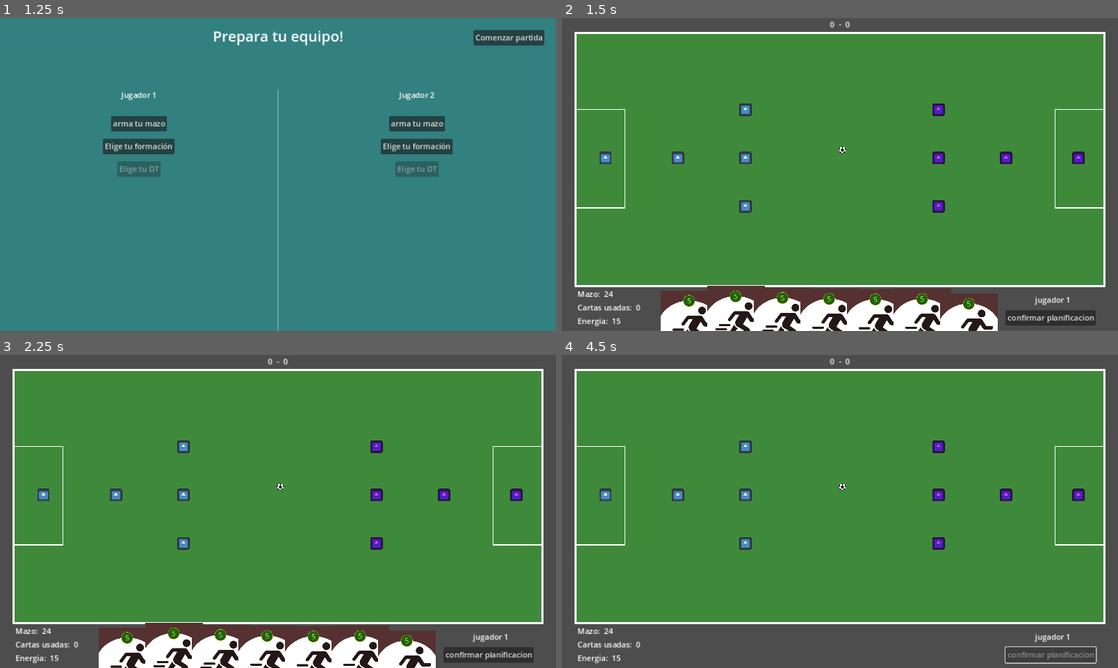
Above: before the commit, frames 1-4 (two rows, left to right).
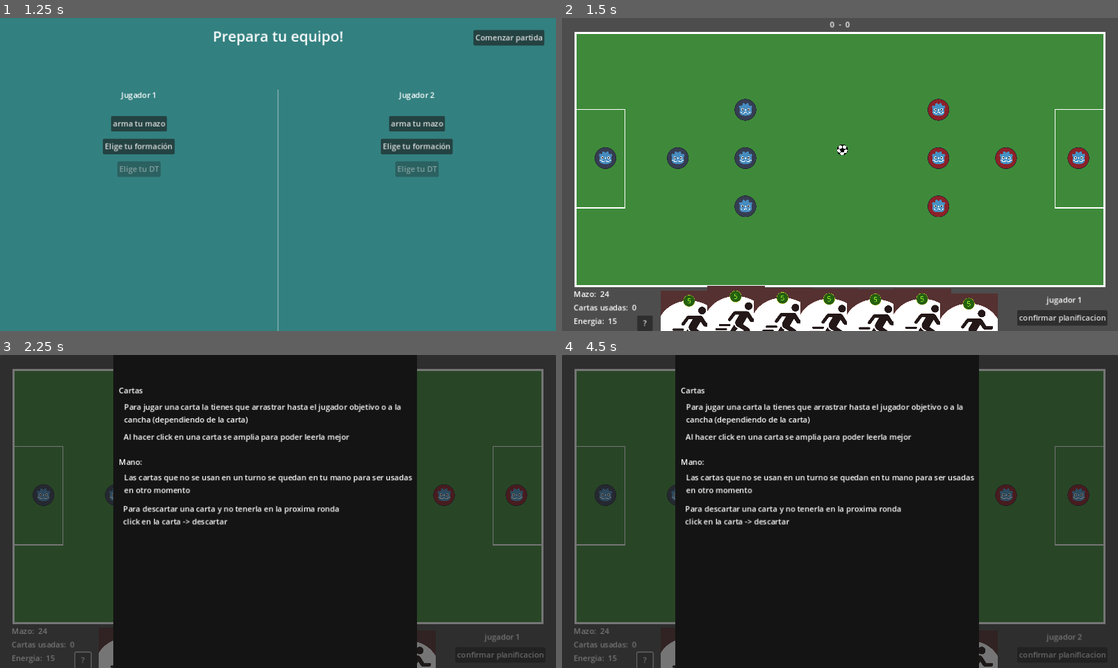
Above: after the commit, the same moments.

Repository: CardozoCasariegoLuciano/IDV_Boss_2024_S2
Game: Godot game, scene res://Views/main_menu/main_menu.tscn
The game is run twice, just before and just after one commit, with the same random seed, the same clock (stepped at 60 frames per second) and the same inputs. The engine's default icon, where the game draws it, is replaced by a stand-in: a white triangle on a blue panel in a dark square.
Inputs (mouse positions are in pixels of both pictures, inside the frame that each line leads up to):
- Up to frame 1 (1.25 s): click "Nuevo juego" at 0.5 s
- Up to frame 2 (1.5 s): click "Comenzar partida" at 1.25 s
- Up to frame 3 (2.25 s): click (83, 661) at 2 s, where only the run after the commit has a clickable "?"
- Up to frame 4 (4.5 s): click "confirmar planificacion" at 2.75 s; click "confirmar planificacion" at 3.5 s; click (645, 661) at 4.25 s, where only the run after the commit has a clickable "?"

Frame 1 is identical in both runs. In frame 2, 2.9% of the frame differs, in the area x 2-99%, y 25-100%; in frame 3, 98%; in frame 4, 100%, in the area x 0-100%, y 0-100%.

Commit message:
Refactor code, add small game explanation, can rotate wall, players biger and rounded and change player 2 texture

Diff:
--- a/entities/carts/cart_template/card_template.gd
+++ b/entities/carts/cart_template/card_template.gd
@@ -18,16 +18,22 @@
 var require_click = true
 var use_in_rival = false
 var use_in_field = false
-var can_concatenate = false
 
 var energy_cost = 0
 var power
 
 var card_target: Node
+var point_target: Vector2
 
 func set_target(target: Node):
 	_play_sfx(card_played_sfx)
 	self.card_target = target
+	after_set_data()
+
+func set_target_and_point(target: Node, point: Vector2):
+	_play_sfx(card_played_sfx)
+	self.card_target = target
+	self.point_target = point
 	after_set_data()
 
 func change_card_visibility(value: bool):
--- a/entities/carts/cart_template/card_template.tscn
+++ b/entities/carts/cart_template/card_template.tscn
@@ -52,7 +52,7 @@
 offset_bottom = -128.0
 grow_horizontal = 2
 grow_vertical = 0
-text = "Send to discard deck"
+text = "descartar carta"
 
 [node name="CardSfx" type="AudioStreamPlayer" parent="."]
 
--- a/entities/carts/movements/move_card/move_card.gd
+++ b/entities/carts/movements/move_card/move_card.gd
@@ -3,11 +3,11 @@
 var click_init_value
 var click_last_value
 var player: Player
-var max_range_value = 100
+var max_range_value = 250
 
 func _ready() -> void:
 	scene_path = preload("res://entities/carts/movements/move_card/move_card.tscn")
-	power = 8000
+	power = 11500
 	require_click = true
 	energy_cost = 5
 
@@ -16,7 +16,7 @@
 	player.selected.rotation += 8.0 * delta
 	if(click_init_value):
 		var angle = ( click_init_value - get_global_mouse_position()).angle()
-		player.set_deferred("rotation", angle)
+		player.arrow_direction.set_deferred("rotation", angle)
 
 		var distance = clamp(click_init_value.distance_to(get_global_mouse_position()), 0, max_range_value)
 		var color_factor = distance / max_range_value
@@ -44,6 +44,7 @@
 	self.player = card_target
 	card_target.selected.visible = true
 
+
 func apply_action():
 	var execute_player = card_target as Player
 	execute_player.arrow_direction.visible = false
--- a/entities/carts/powers/gigant/gigant_card.gd
+++ b/entities/carts/powers/gigant/gigant_card.gd
@@ -3,7 +3,6 @@
 func _ready() -> void:
 	scene_path = preload("res://entities/carts/powers/gigant/gigant_card.tscn")
 	require_click = false
-	can_concatenate = true
 	energy_cost = 8
 
 func apply_action():
@@ -11,6 +10,16 @@
 	player.mass = 300
 	player.modulate = Color(.3,.3,.3,1)
 
+func after_turn():
+	var player = card_target as Player
+	player.initial_properties()
+	player.sprite_2d.modulate = Color(1,1,1,1)
+
+func after_set_data():
+	var player = card_target as Player
+	player.sprite_2d.modulate = Color(.3,.3,.3,1)
+
 func clean_target():
 	var player = card_target as Player
 	player.initial_properties()
+	player.sprite_2d.modulate = Color(1,1,1,1)
--- a/entities/carts/powers/wall/wall_card.gd
+++ b/entities/carts/powers/wall/wall_card.gd
@@ -2,23 +2,42 @@
 
 @export var wall_scene: PackedScene
 var wall: Node
-var click_value: Vector2
-var has_created_wall = false
+var can_rotate = false
+var timer: Timer
 
 func _ready() -> void:
 	scene_path = preload("res://entities/carts/powers/wall/wall_card.tscn")
 	require_click = true
 	use_in_field = true
 	energy_cost = 15
+	init_timer()
 
-func _input(event):
-	if(!card_target or has_created_wall): return
+func init_timer():
+	timer = Timer.new()
+	timer.wait_time = 3
+	timer.one_shot = true
+	add_child(timer)
+	timer.connect("timeout", on_timer_timeout)
+
+func on_timer_timeout():
+	can_rotate = false
+	wall.modulate = Color(1,1,1,1)
+
+func after_set_data():
+	wall = wall_scene.instantiate() as StaticBody2D
+	wall.global_position = self.point_target
+	card_target.add_child(wall)
+	can_rotate = true
+	wall.modulate = Color(0.6,0.6,0.6,1)
+	timer.start()
+
+func _input(event: InputEvent) -> void:
+	if(!wall or !can_rotate): return
 	if event is InputEventMouseButton:
-		if event.button_index == MOUSE_BUTTON_LEFT and event.pressed:
-			wall = wall_scene.instantiate() as StaticBody2D
-			wall.global_position = event.position
-			card_target.add_child(wall)
-			has_created_wall = true
+		if event.button_index == MOUSE_BUTTON_WHEEL_UP:
+			wall.rotation += .4
+		elif event.button_index == MOUSE_BUTTON_WHEEL_DOWN:
+			wall.rotation -= .4
 
 func clean_target():
 	card_target.remove_child(wall)
--- a/entities/pelota/pelota.gd
+++ b/entities/pelota/pelota.gd
@@ -1,5 +1,16 @@
 extends RigidBody2D
 class_name Ball
 
+@onready var timer: Timer = $Timer
+
 func _ready() -> void:
-	linear_damp = .4
+	Global.can_execute.connect(change_friction)
+
+func change_friction(can_execute: bool):
+	if can_execute:
+		timer.start()
+	else:
+		linear_damp = .6
+
+func _on_timer_timeout() -> void:
+	linear_damp = 2
--- a/entities/pelota/pelota.tscn
+++ b/entities/pelota/pelota.tscn
@@ -7,7 +7,7 @@
 friction = 1000.0
 
 [sub_resource type="CircleShape2D" id="CircleShape2D_rsgg5"]
-radius = 70.0
+radius = 110.0
 
 [node name="Pelota" type="RigidBody2D"]
 mass = 2.0
@@ -17,9 +17,14 @@
 metadata/_edit_group_ = true
 
 [node name="Sprite2D" type="Sprite2D" parent="."]
-scale = Vector2(0.06, 0.06)
+scale = Vector2(0.0939583, 0.0939583)
 texture = ExtResource("3_js5ru")
 
 [node name="CollisionShape2D" type="CollisionShape2D" parent="."]
 scale = Vector2(0.1, 0.1)
 shape = SubResource("CircleShape2D_rsgg5")
+
+[node name="Timer" type="Timer" parent="."]
+one_shot = true
+
+[connection signal="timeout" from="Timer" to="." method="_on_timer_timeout"]
--- a/entities/players/player.gd
+++ b/entities/players/player.gd
@@ -3,22 +3,24 @@
 
 @onready var selected: Sprite2D = $selected
 @onready var arrow_direction: Sprite2D = $player_direction
+@onready var sprite_2d: Sprite2D = $Sprite2D
 
 var enable_click := false
 var used_cards: Array[Card_template]
 
 var userOwner
+var player_2_texture = preload("res://assets/players/player_2.png")
 
 func initialize(marker: Marker2D, userOwner_id: int):
 	self.userOwner = userOwner_id
 	global_position = marker.global_position
-	if userOwner == 2:
-		modulate = "ff41ff"
 
 func _ready() -> void:
 	initial_properties()
 	Global.can_execute.connect(execute_move)
 	Global.clean_cards_effect.connect(clean_player)
+	if userOwner == 2:
+		sprite_2d.texture = player_2_texture
 
 func execute_move(can_execute: bool):
 	if(can_execute and !used_cards.is_empty()):
@@ -32,10 +34,8 @@
 	if(data.use_in_field):
 		data.change_card_visibility(1)
 		return
-	if(!used_cards.is_empty() and used_cards[-1].can_concatenate):
-		used_cards.append(data)
-	else:
-		used_cards = [data]
+
+	used_cards.append(data)
 	data.set_target(self)
 	enable_click = data.require_click
 
@@ -47,10 +47,7 @@
 	mass = 20
 	linear_damp = 1.0
 	angular_damp = 100.0
-	if userOwner == 1:
-		modulate = Color(1,1,1,1)
-	else:
-		modulate = "ff41ff"
+	modulate = Color(1,1,1,1)
 
 func clean_player(can_clean: bool) -> void:
 	if(can_clean):
--- a/entities/players/player.tscn
+++ b/entities/players/player.tscn
@@ -1,28 +1,29 @@
 [gd_scene load_steps=7 format=3 uid="uid://djaky7olesetp"]
 
 [ext_resource type="Script" path="res://entities/players/player.gd" id="1_6beys"]
-[ext_resource type="Texture2D" uid="uid://cvfaw4d486hss" path="res://icon.svg" id="1_33umy"]
+[ext_resource type="Texture2D" uid="uid://cxs164f2qi68k" path="res://assets/players/player.png" id="2_ajyvi"]
 [ext_resource type="Script" path="res://entities/players/panel.gd" id="3_20nvj"]
 [ext_resource type="Texture2D" uid="uid://bql1dpnu3diuv" path="res://assets/players/selected.png" id="4_xjwvh"]
 [ext_resource type="Texture2D" uid="uid://dy2spm6amlh3k" path="res://assets/players/player_direction.png" id="5_rqnkr"]
 
 [sub_resource type="CircleShape2D" id="CircleShape2D_k28c6"]
-radius = 64.5
+radius = 76.6239
 
 [node name="Player" type="RigidBody2D"]
 position = Vector2(-1, -6)
 script = ExtResource("1_6beys")
 metadata/_edit_group_ = true
-
-[node name="CollisionShape2D" type="CollisionShape2D" parent="."]
-position = Vector2(-0.900001, 0)
-scale = Vector2(0.2, 0.2)
-shape = SubResource("CircleShape2D_k28c6")
+metadata/_edit_lock_ = true
 
 [node name="Sprite2D" type="Sprite2D" parent="."]
 z_index = 1
-scale = Vector2(0.2, 0.2)
-texture = ExtResource("1_33umy")
+scale = Vector2(0.3, 0.3)
+texture = ExtResource("2_ajyvi")
+
+[node name="CollisionShape2D" type="CollisionShape2D" parent="."]
+z_index = 1
+scale = Vector2(0.3, 0.3)
+shape = SubResource("CircleShape2D_k28c6")
 
 [node name="Panel" type="Panel" parent="."]
 modulate = Color(1, 1, 1, 0)
@@ -34,16 +35,15 @@
 
 [node name="selected" type="Sprite2D" parent="."]
 visible = false
-scale = Vector2(0.122222, 0.122222)
+scale = Vector2(0.149167, 0.149167)
 texture = ExtResource("4_xjwvh")
 
 [node name="player_direction" type="Sprite2D" parent="."]
 visible = false
-position = Vector2(13, 0)
 rotation = -0.00872665
-scale = Vector2(0.0410256, 0.0410256)
+scale = Vector2(0.0603949, 0.0410256)
 texture = ExtResource("5_rqnkr")
 centered = false
-offset = Vector2(0, -177)
+offset = Vector2(370, -177)
 
 [connection signal="on_cart_used" from="Panel" to="." method="_on_panel_on_cart_used"]
--- a/main/field_drop_detector.gd
+++ b/main/field_drop_detector.gd
@@ -23,13 +23,13 @@
 		card.change_card_visibility(true)
 	return can_use
 
-func _drop_data(_at_position: Vector2, data: Variant) -> void:
+func _drop_data(at_position: Vector2, data: Variant) -> void:
 	var card = data as Card_template
 
 	if(card.use_in_field):
 		Global.reduce_energy(card)
 		used_cards.append(card)
-		data.set_target(main)
+		data.set_target_and_point(main, at_position)
 		Deck.use_and_discard_card(card)
 	else:
 		data.change_card_visibility(1)
--- /dev/null
+++ b/main/help_panel.gd
@@ -0,0 +1,7 @@
+extends Panel
+@onready var node: Node2D = $".."
+
+
+func _on_gui_input(event: InputEvent) -> void:
+	if event is InputEventMouseButton and event.pressed:
+		node.visible = false
--- a/main/hud.gd
+++ b/main/hud.gd
@@ -1,5 +1,7 @@
 extends CanvasLayer
 @onready var cancha: Node = $"../cancha"
+
+@onready var help_modal: Node2D = $Node
 
 @onready var end_turn_button: Button = $EndTurn_Button
 #Turn data
@@ -51,3 +53,7 @@
 func update_goals():
 	player_1_goals.text = str(Global.player_1_goals)
 	player_2_goals.text = str(Global.player_2_goals)
+
+
+func _on_button_button_up() -> void:
+	help_modal.visible = true
--- a/main/main.tscn
+++ b/main/main.tscn
@@ -12,6 +12,7 @@
 [ext_resource type="Script" path="res://main/cancha.gd" id="7_5wxwe"]
 [ext_resource type="AudioStream" uid="uid://dey34syvh5rc0" path="res://assets/audio/ui/turnFinished.mp3" id="7_qlwp5"]
 [ext_resource type="Script" path="res://main/jugadores.gd" id="9_aknih"]
+[ext_resource type="Script" path="res://main/help_panel.gd" id="13_vx5am"]
 
 [sub_resource type="RectangleShape2D" id="RectangleShape2D_0pneb"]
 size = Vector2(13, 202)
@@ -170,9 +171,9 @@
 script = ExtResource("5_qptaj")
 
 [node name="EndTurn_Button" type="Button" parent="HUD"]
-offset_left = 919.0
+offset_left = 943.0
 offset_top = 605.0
-offset_right = 1106.0
+offset_right = 1130.0
 offset_bottom = 636.0
 text = "confirmar planificacion"
 
@@ -182,9 +183,9 @@
 anchor_top = 1.0
 anchor_right = 1.0
 anchor_bottom = 1.0
-offset_left = -172.0
+offset_left = -148.0
 offset_top = -75.0
-offset_right = -98.0
+offset_right = -74.0
 offset_bottom = -52.0
 grow_horizontal = 0
 grow_vertical = 0
@@ -224,9 +225,9 @@
 anchors_preset = 2
 anchor_top = 1.0
 anchor_bottom = 1.0
-offset_left = 32.0
+offset_left = 24.0
 offset_top = -85.0
-offset_right = 163.0
+offset_right = 155.0
 offset_bottom = -8.0
 grow_vertical = 0
 
@@ -262,6 +263,103 @@
 [node name="energy" type="Label" parent="HUD/Turn_data/Energy"]
 layout_mode = 2
 text = "0"
+
+[node name="Button" type="Button" parent="HUD"]
+anchors_preset = -1
+anchor_left = -0.003
+offset_left = 159.456
+offset_top = 616.0
+offset_right = 188.0
+offset_bottom = 647.0
+text = "?"
+
+[node name="Node" type="Node2D" parent="HUD"]
+visible = false
+metadata/_edit_lock_ = true
+
+[node name="Panel" type="Panel" parent="HUD/Node"]
+offset_right = 1152.0
+offset_bottom = 650.0
+script = ExtResource("13_vx5am")
+metadata/_edit_lock_ = true
+
+[node name="ColorRect" type="ColorRect" parent="HUD/Node"]
+offset_left = 235.0
+offset_right = 864.0
+offset_bottom = 652.0
+color = Color(0.0807833, 0.0807833, 0.0807833, 1)
+metadata/_edit_lock_ = true
+
+[node name="Control" type="Control" parent="HUD/Node"]
+layout_mode = 3
+anchor_left = 100.0
+anchor_right = 100.0
+metadata/_edit_lock_ = true
+
+[node name="Cartas" type="Label" parent="HUD/Node/Control"]
+layout_mode = 1
+anchors_preset = -1
+anchor_left = 0.206
+anchor_right = 0.749
+anchor_bottom = 1.0
+offset_left = 246.0
+offset_top = 62.0
+offset_right = 296.0
+offset_bottom = 85.0
+text = "Cartas"
+autowrap_mode = 3
+metadata/_edit_lock_ = true
+
+[node name="cartas_1" type="Label" parent="HUD/Node/Control"]
+layout_mode = 0
+offset_left = 257.0
+offset_top = 96.0
+offset_right = 862.0
+offset_bottom = 145.0
+text = "Para jugar una carta la tienes que arrastrar hasta el jugador objetivo o a la cancha (dependiendo de la carta)"
+autowrap_mode = 3
+metadata/_edit_lock_ = true
+
+[node name="cartas_2" type="Label" parent="HUD/Node/Control"]
+layout_mode = 0
+offset_left = 256.0
+offset_top = 158.0
+offset_right = 724.0
+offset_bottom = 181.0
+text = "Al hacer click en una carta se amplia para poder leerla mejor"
+autowrap_mode = 3
+metadata/_edit_lock_ = true
+
+[node name="Mano" type="Label" parent="HUD/Node/Control"]
+layout_mode = 0
+offset_left = 246.0
+offset_top = 210.0
+offset_right = 295.0
+offset_bottom = 233.0
+text = "Mano:"
+autowrap_mode = 3
+metadata/_edit_lock_ = true
+
+[node name="mano_1" type="Label" parent="HUD/Node/Control"]
+layout_mode = 0
+offset_left = 257.0
+offset_top = 242.0
+offset_right = 859.0
+offset_bottom = 291.0
+text = "Las cartas que no se usan en un turno se quedan en tu mano para ser usadas en otro momento"
+autowrap_mode = 3
+metadata/_edit_lock_ = true
+
+[node name="mano_2" type="Label" parent="HUD/Node/Control"]
+layout_mode = 0
+offset_left = 255.0
+offset_top = 307.0
+offset_right = 711.0
+offset_bottom = 382.0
+text = "Para descartar una carta y no tenerla en la proxima ronda click en la carta -> descartar
+	"
+autowrap_mode = 3
+metadata/_edit_lock_ = true
 
 [node name="MainSfx" type="AudioStreamPlayer" parent="."]
 
@@ -270,3 +368,5 @@
 [connection signal="body_entered" from="cancha/arco_A/Area2D" to="cancha" method="_on_arco_1_goal"]
 [connection signal="body_entered" from="cancha/arco_B/Area2D" to="cancha" method="_on_arco_2_goal"]
 [connection signal="button_up" from="HUD/EndTurn_Button" to="." method="_on_end_turn"]
+[connection signal="button_up" from="HUD/Button" to="HUD" method="_on_button_button_up"]
+[connection signal="gui_input" from="HUD/Node/Panel" to="HUD/Node/Panel" method="_on_gui_input"]
Binary file added: assets/players/player.png
Not shown, added: assets/players/player.png.import
Binary file added: assets/players/player_2.png
Not shown, added: assets/players/player_2.png.import
Not shown: 1 places in main/main.tscn that only renumber resources
Not shown, added: assets/players/player_2.png~
